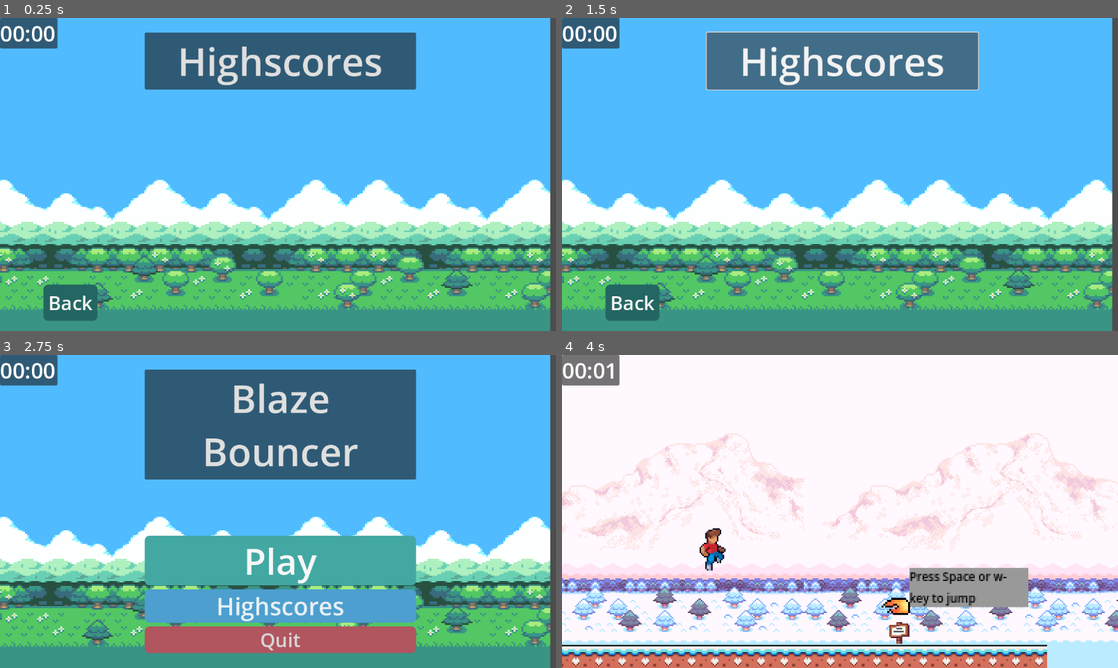
Above: before the commit, frames 1-4 (two rows, left to right).
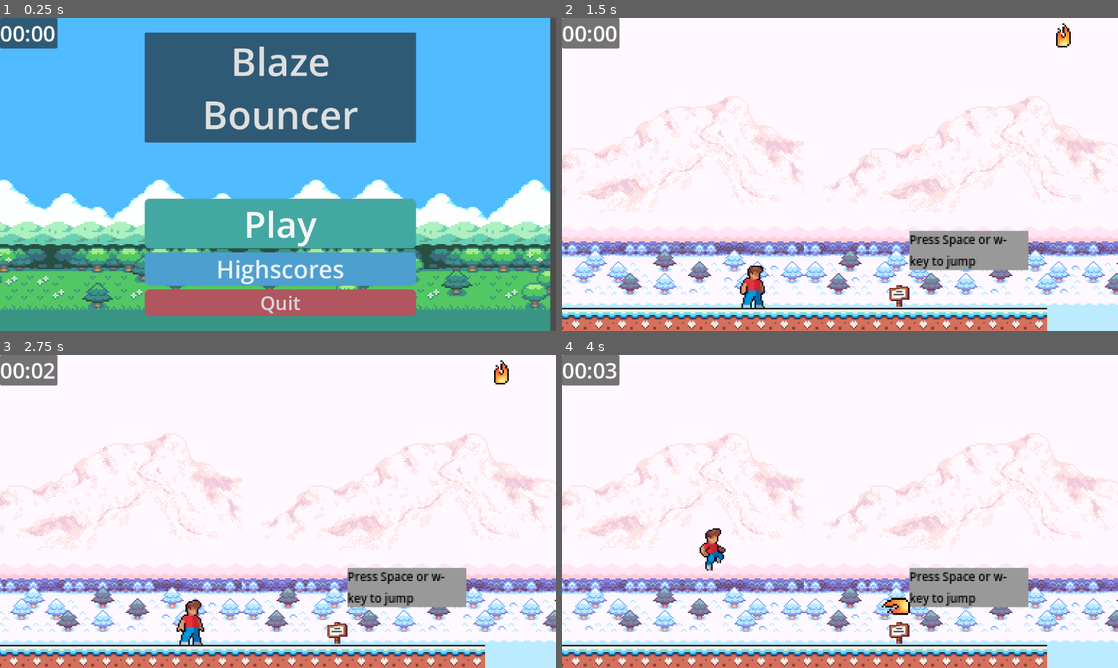
Above: after the commit, the same moments.

Repository: levi-wj/CSE310-group
Game: Godot game, scene res://main_menu.tscn
Two runs of this game, one before a commit and one after it. Both use one fixed random seed, a clock stepped at 60 frames per second and the inputs below. Before the commit the project starts from res://highscore_scene.tscn.
Inputs (mouse positions are in pixels of both pictures, inside the frame that each line leads up to):
- Up to frame 1 (0.25 s): no input
- Up to frame 2 (1.5 s): click (840, 224) at 0.5 s, where only the run after the commit has a clickable "Play"; click (840, 61) at 1.25 s, where only the run before the commit has a clickable "Highscores"
- Up to frame 3 (2.75 s): click (72, 639) at 2 s, where only the run before the commit has a clickable "Back"
- Up to frame 4 (4 s): click (840, 561) at 2.75 s, where only the run before the commit has a clickable "Play"; tap Space at 3.5 s; hold Right (bullet_right) from 3.53 s (still down); tap Enter (ui_accept) at 3.77 s

The runs differ from the first frame. In frame 1, 28% of the frame differs, in the area x 7-75%, y 9-97%; in frame 2, 92%; in frame 3, 95%, in the area x 0-100%, y 0-100%; in frame 4, less than 0.1%.
Error before the commit: Invalid access to property or key 'documents' on a base object of type 'Nil'. (res://Node.gd:26)

Commit message:
Many bug fixes

Diff:
--- a/Next_level.gd
+++ b/Next_level.gd
@@ -1,6 +1,6 @@
 extends Area2D
 
-var level_names = ["Winter_1", "Fall_Level2", "Spring_Level_3"]
+var level_names = ["Winter_1", "Fall_Level2", "Spring_Level_3", "Summer_Level_4", "end_game999"]
 
 
 
--- a/project.godot
+++ b/project.godot
@@ -11,7 +11,7 @@
 [application]
 
 config/name="Team Project"
-run/main_scene="res://highscore_scene.tscn"
+run/main_scene="res://main_menu.tscn"
 config/features=PackedStringArray("4.1", "Forward Plus")
 config/icon="res://icon.svg"
 
--- a/timer.gd
+++ b/timer.gd
@@ -22,4 +22,4 @@
 	running = false
 
 func get_score():
-	return time
+	return int(time)
